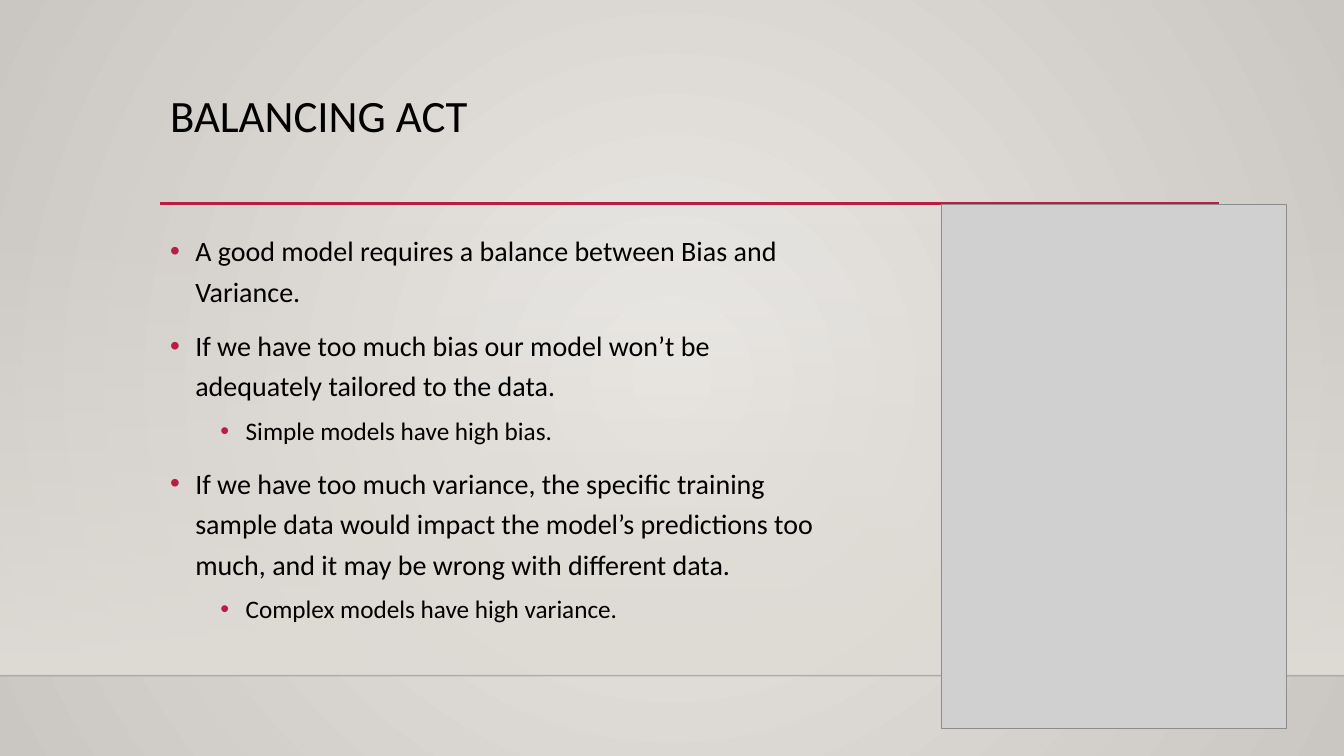
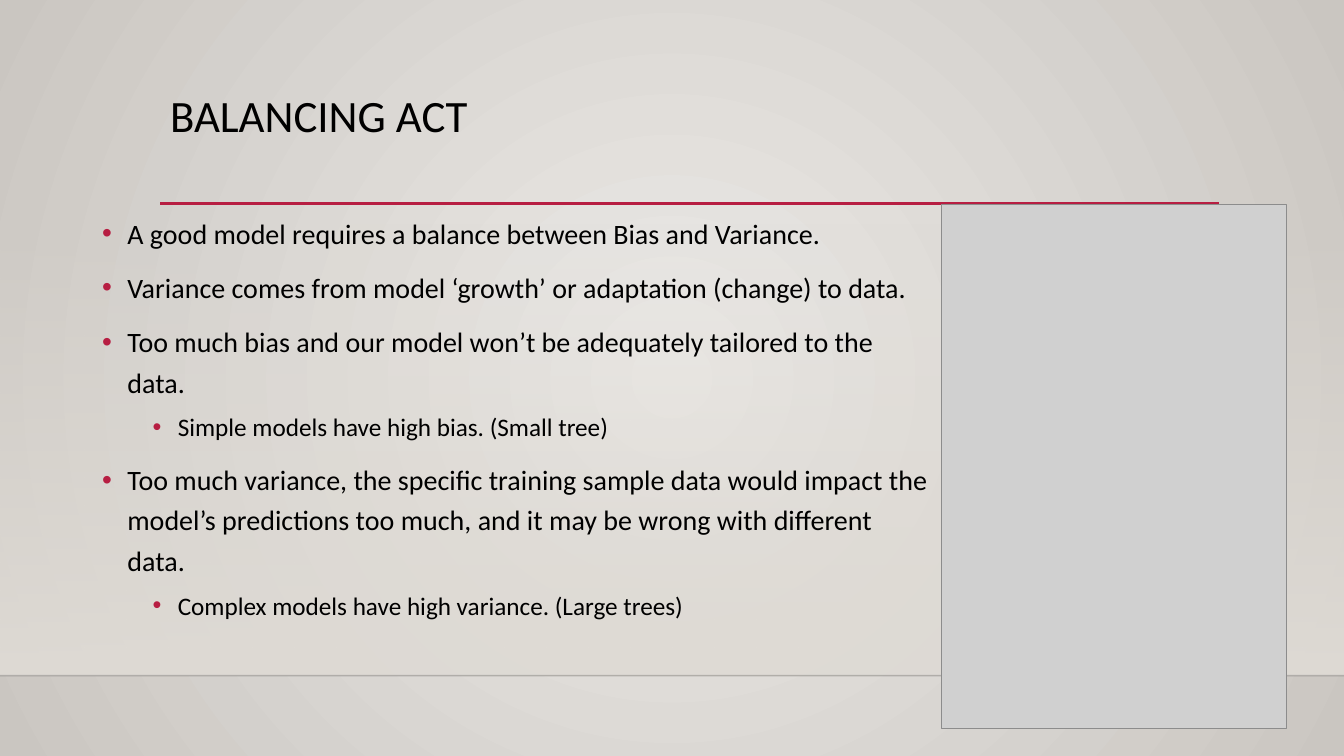
Before and after one commit to glennybarnes/Intro_to_Machine_Learning_Students, a slide deck: slide 32 of reference_content/Slides/007_Basis_and_Regularization.pptx (slide 24 before the commit). Drawn at 1344x756 pixels with LibreOffice and Linux fonts; fonts in the diff are those of the drawing; grey boxes stand for pictures; background and template pictures are left out. Boxes give left, top, right and bottom in pixels: in the first picture for what was removed or moved away, otherwise in the second. Text is boxed around its words. In the diff, an @@ line names an element or a change of style, - is before the commit and + after.

```diff
--- a/reference_content/Slides/007_Basis_and_Regularization.pptx
+++ b/reference_content/Slides/007_Basis_and_Regularization.pptx
@@ text "A good model requires a ...": place and size @@
-text "A good model requires a ..." at bbox=[195, 241, 813, 623]
+text "A good model requires a ..." at bbox=[127, 224, 927, 620]
@@ text at bbox=[127, 277, 927, 620]: text changed @@
-• If we have too much bias our model won’t be adequately tailored to the data.
-  • Simple models have high bias.
-• If we have too much variance, the specific training sample data would impact the model’s predictions too much, and it may be wrong with different data.
-  • Complex models have high variance.
+• Variance comes from model ‘growth’ or adaptation (change) to data.
+• Too much bias and our model won’t be adequately tailored to the data.
+  • Simple models have high bias. (Small tree)
+• Too much variance, the specific training sample data would impact the model’s predictions too much, and it may be wrong with different data.
+  • Complex models have high variance. (Large trees)
```
Also in this commit, not shown: 12 other slides changed, 10 slides added, 3 other files.
